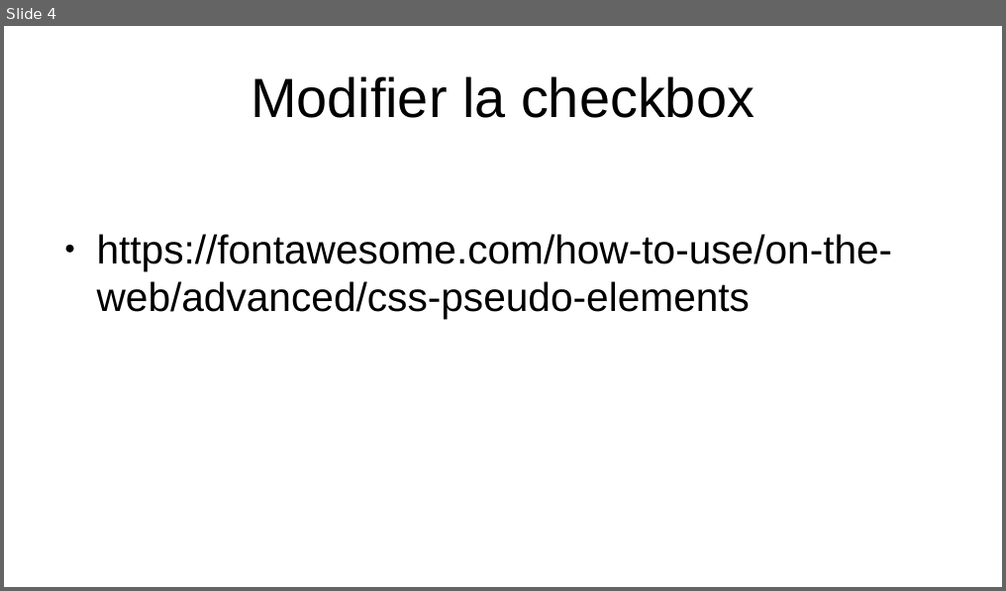
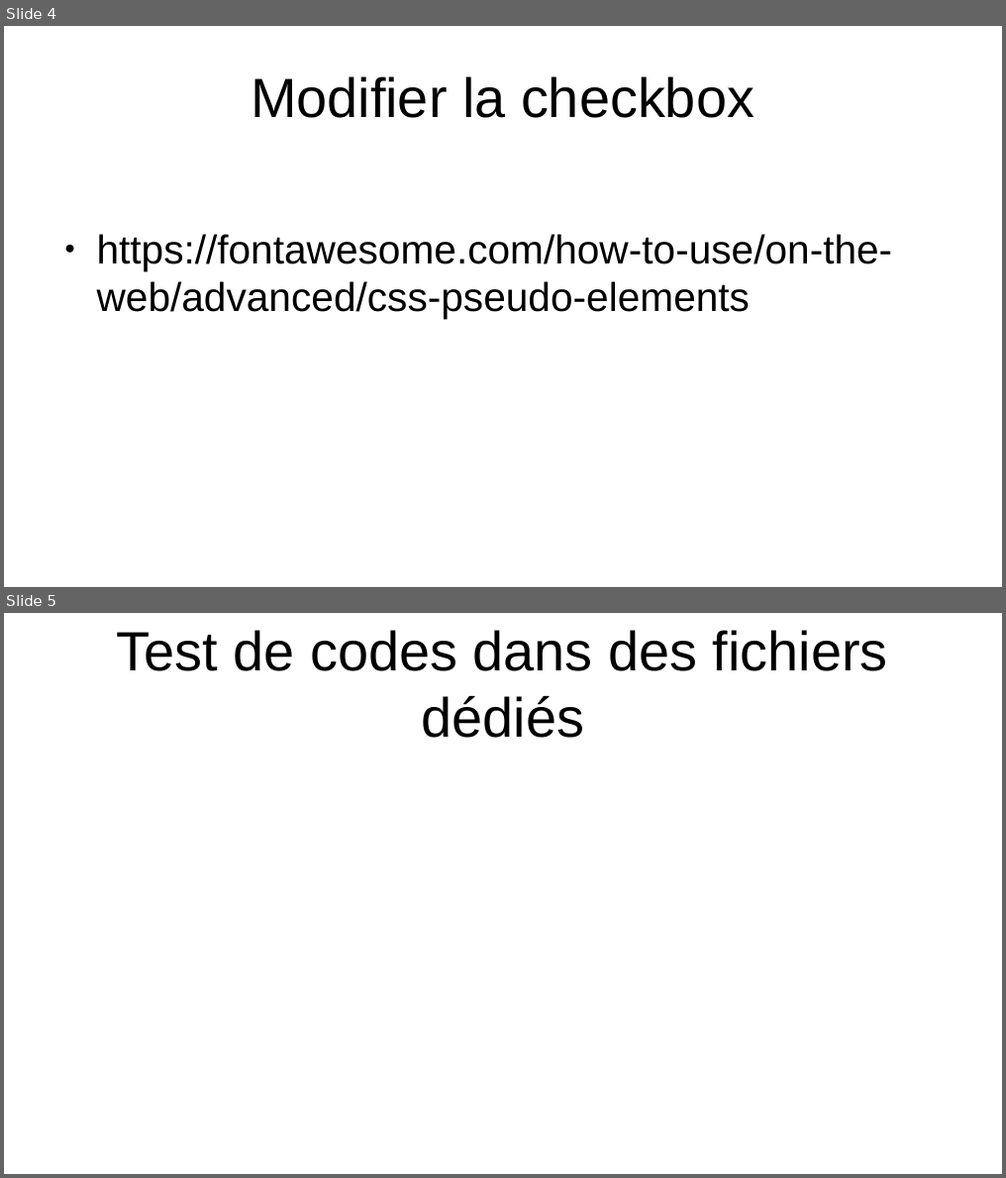
Before and after one commit to JF-Cotza/JosephCotza_2_20052021, a slide deck: Présentation.odp. Shown one above the other, each under a label of ours: slide 4 before the commit, slides 4 and 5 after it. The pictures are 1006x591 and 1006x1178 pixels, drawn with LibreOffice and Linux fonts; fonts in the diff are those of the drawing. Boxes give left, top, right and bottom in pixels: in the first picture for what was removed or moved away, otherwise in the second. Text is boxed around its words. In the diff, an @@ line names an element or a change of style, - is before the commit and + after.

Commit message:
création de fichier propres

```diff
--- a/Présentation.odp
+++ b/Présentation.odp
@@ slide 5 added at box(4, 613, 1002, 1174), background #FFFFFF @@
@@ title added at box(117, 630, 888, 738), 44 pt, text #000000 @@
+Test de codes dans des fichiers dédiés
```
Also in this commit, not shown: 13 other files.
